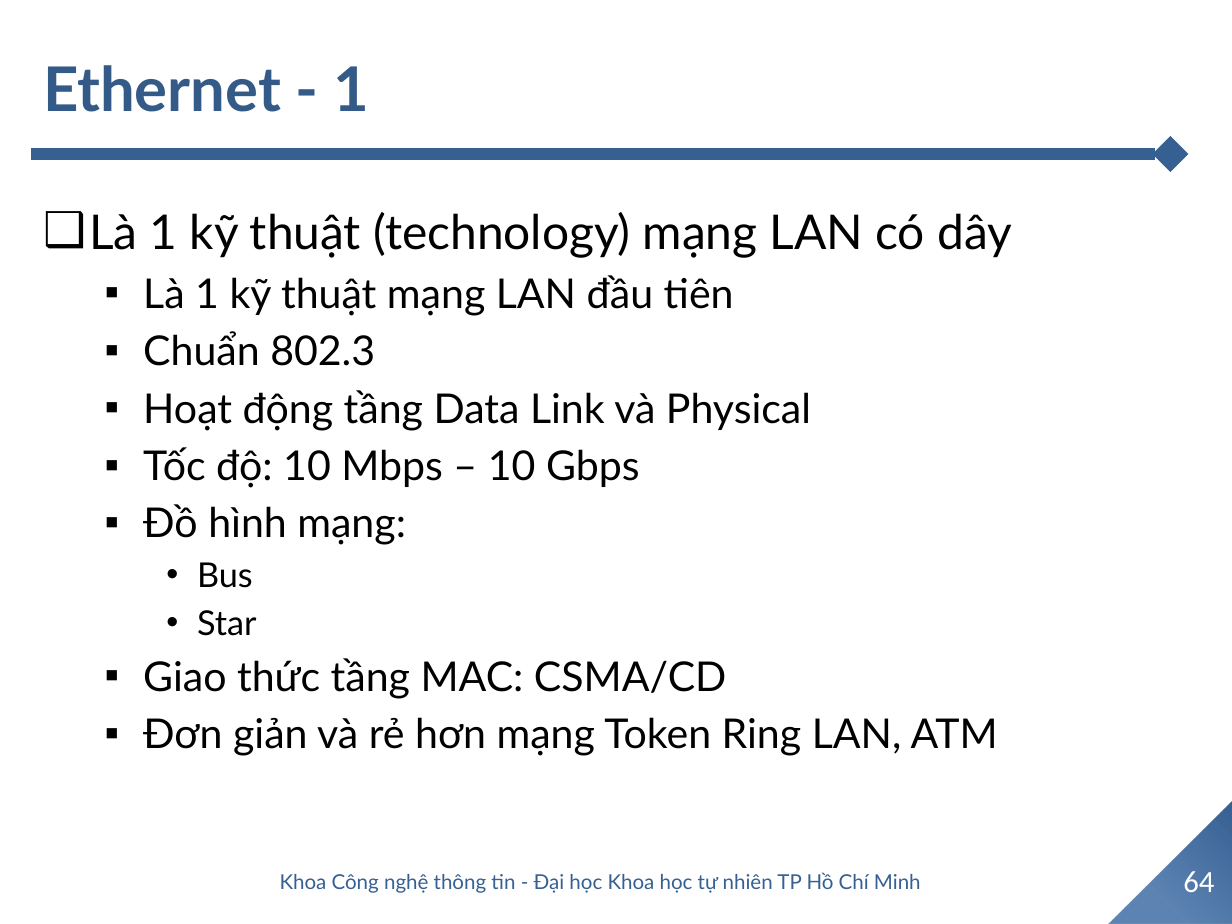
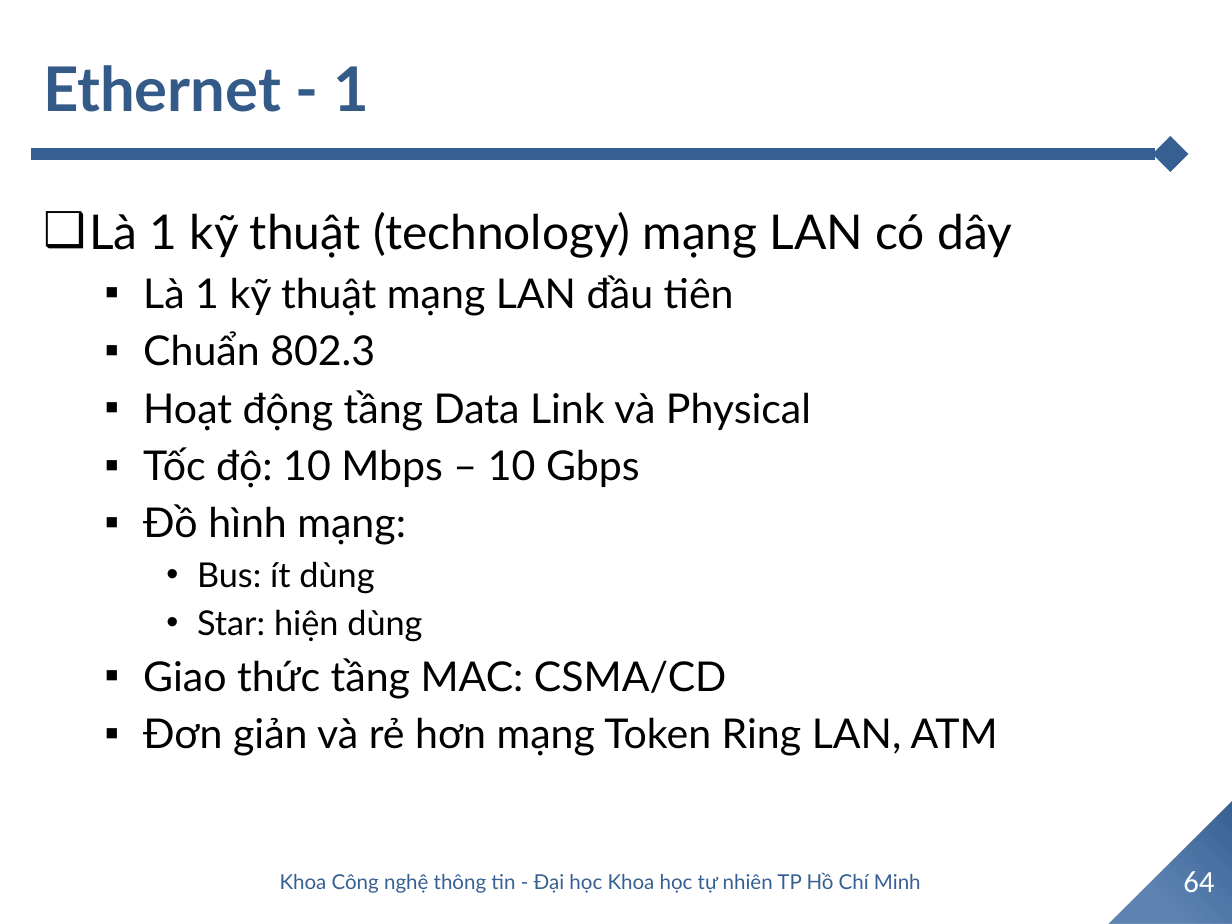
Before and after one commit to TommyandTina/Linux-Lab, a slide deck: slide 64 of APR-2024/0404/06a. Link layer.pptx. Drawn at 1232x924 pixels with LibreOffice and Linux fonts; fonts in the diff are those of the drawing; background and template pictures are left out. Boxes give left, top, right and bottom in pixels: in the first picture for what was removed or moved away, otherwise in the second. Text is boxed around its words. In the diff, an @@ line names an element or a change of style, - is before the commit and + after.

```diff
--- a/APR-2024/0404/06a. Link layer.pptx
+++ b/APR-2024/0404/06a. Link layer.pptx
@@ text at (x1=197, y1=561, x2=422, y2=641): text changed @@
-    • Bus
-    • Star
+    • Bus: ít dùng
+    • Star: hiện dùng
```
Also in this commit, not shown: 34 other slides changed, 26 other files.
